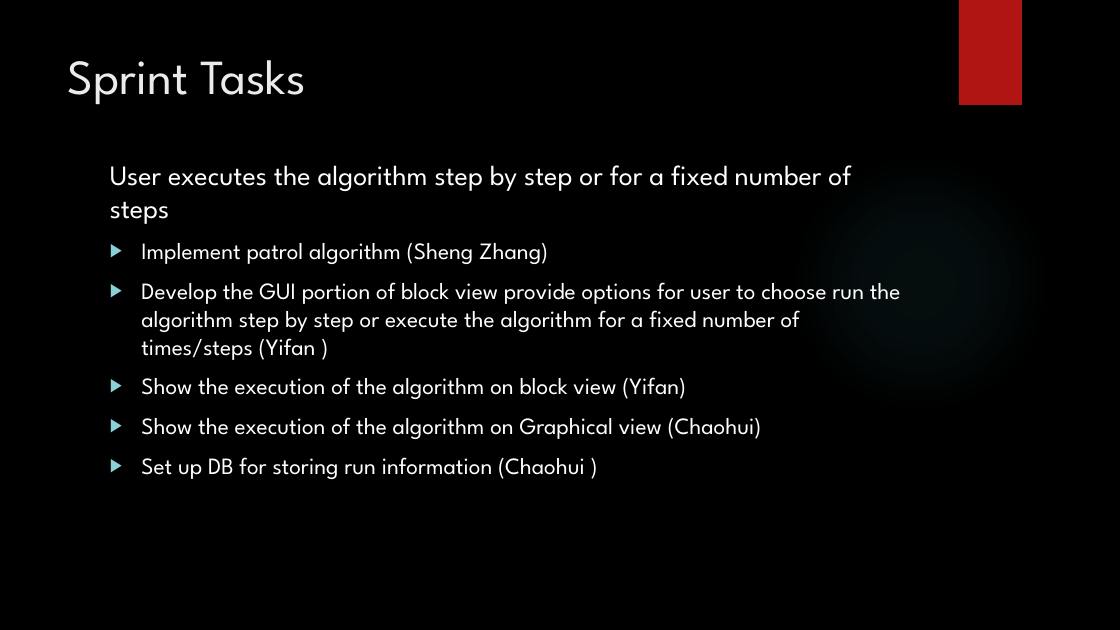
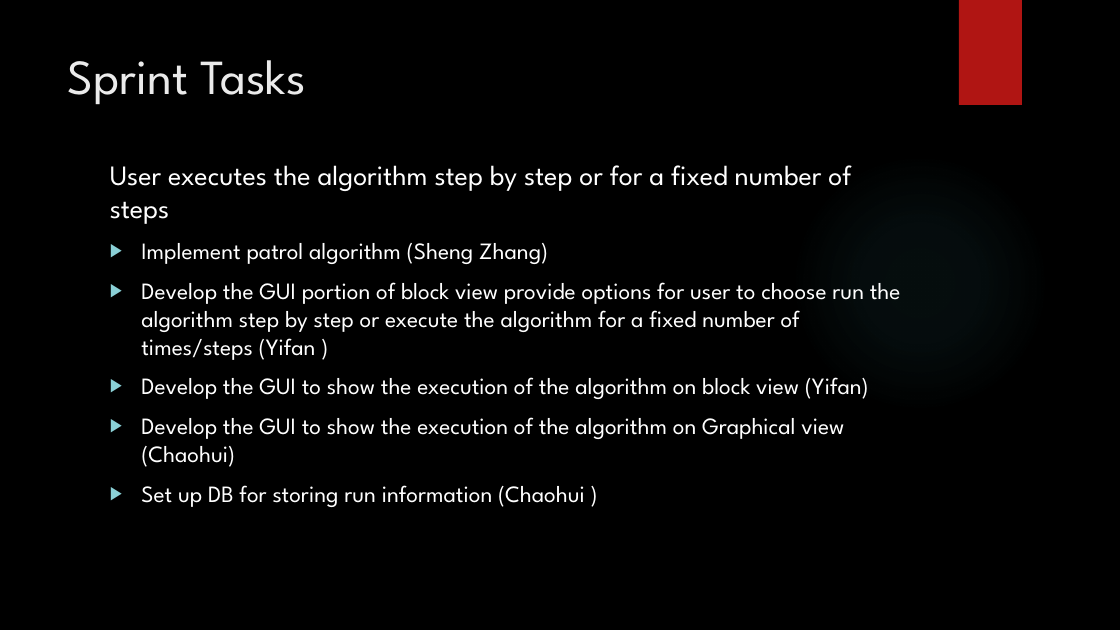
Before and after one commit to 2012215434/CS744, a slide deck: slide 7 of documents/second_presentation.pptx. Drawn at 1120x630 pixels with LibreOffice and Linux fonts; fonts in the diff are those of the drawing; background and template pictures are left out. Boxes give left, top, right and bottom in pixels: in the first picture for what was removed or moved away, otherwise in the second. Text is boxed around its words. In the diff, an @@ line names an element or a change of style, - is before the commit and + after.

```diff
--- a/documents/second_presentation.pptx
+++ b/documents/second_presentation.pptx
@@ text at (141, 377, 869, 467): text changed @@
-▶ Show the execution of the algorithm on block view (Yifan)
-▶ Show the execution of the algorithm on Graphical view (Chaohui)
+▶ Develop the GUI to show the execution of the algorithm on block view (Yifan)
+▶ Develop the GUI to show the execution of the algorithm on Graphical view (Chaohui)
```
Also in this commit, not shown: 2 other slides changed, 1 other file.
